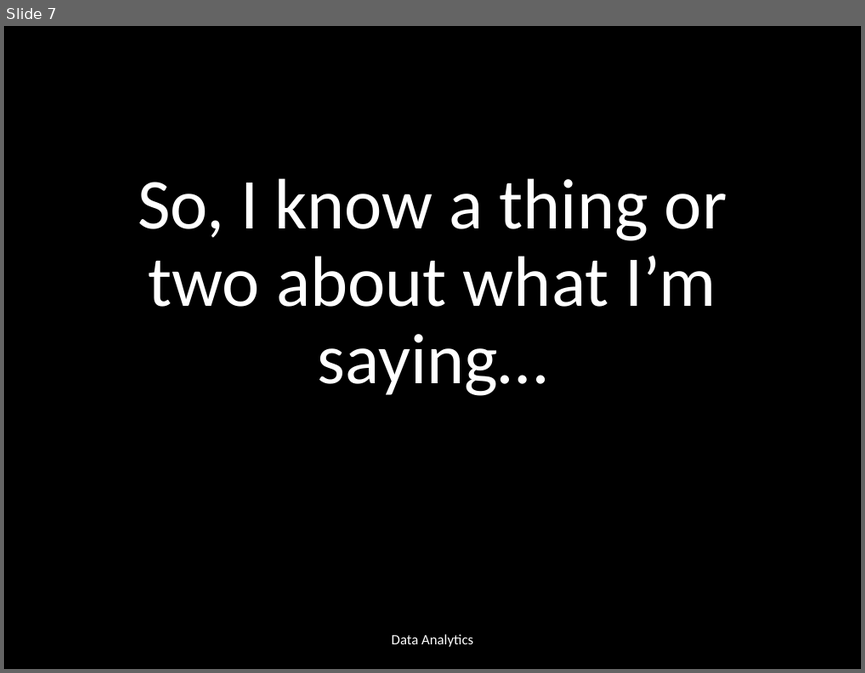
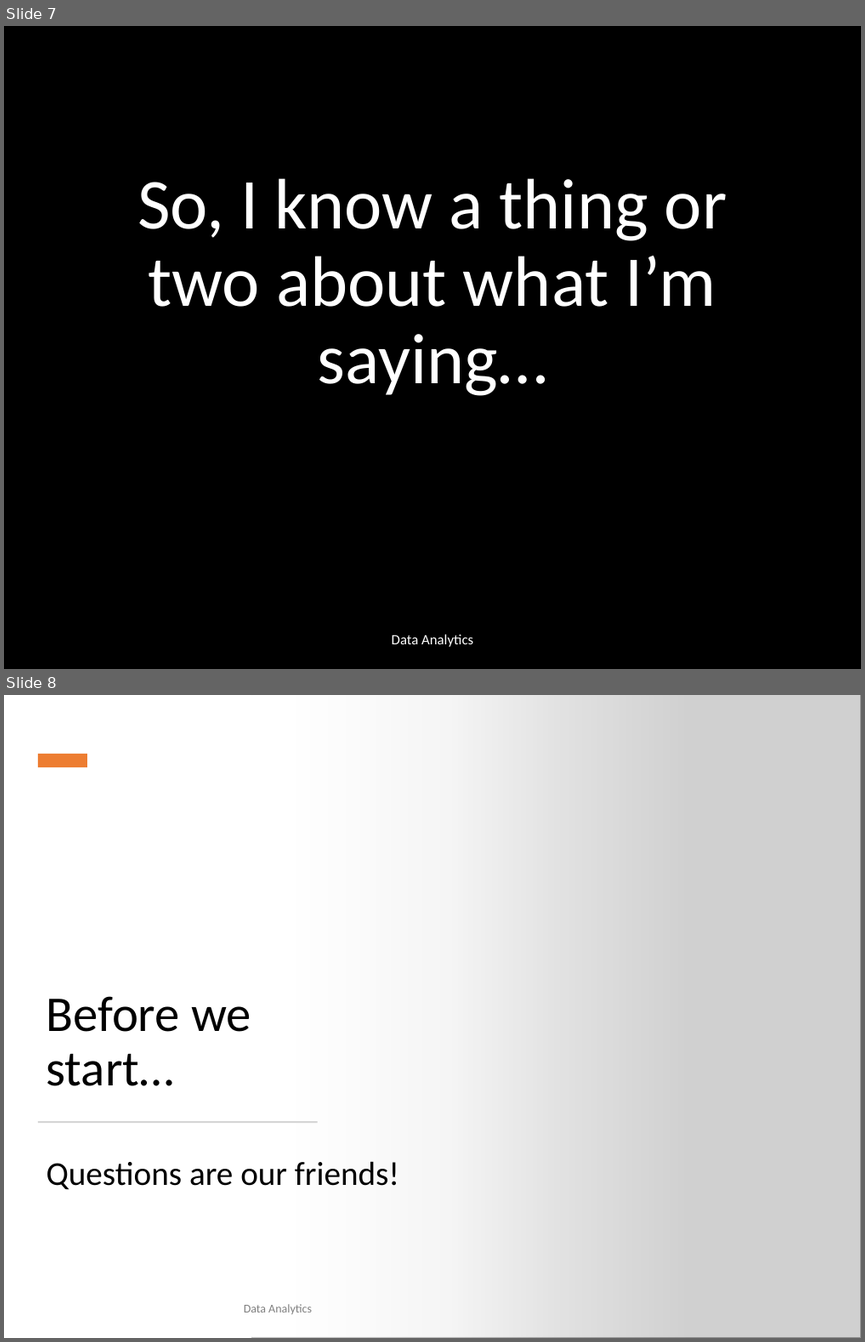
Before and after one commit to maelstromdat/MediTechBigData, a slide deck: 1 - Data Analytics, Intro & Basic Notions.pptx. Shown one above the other, each under a label of ours: slide 7 before the commit, slides 7 and 8 after it. The pictures are 865x673 and 865x1342 pixels, drawn with LibreOffice and Linux fonts; fonts in the diff are those of the drawing; grey boxes stand for pictures; background and template pictures are left out. Boxes give left, top, right and bottom in pixels: in the first picture for what was removed or moved away, otherwise in the second. Text is boxed around its words. In the diff, an @@ line names an element or a change of style, - is before the commit and + after.

```diff
--- a/1 - Data Analytics, Intro & Basic Notions.pptx
+++ b/1 - Data Analytics, Intro & Basic Notions.pptx
@@ slide 8 added at box(4, 695, 861, 1338), background #FFFFFF @@
@@ rectangle added at box(4, 695, 689, 1338), fill gradient #FFFFFF @@
@@ picture added at box(251, 695, 861, 1338) @@
@@ rectangle added at box(37, 755, 87, 768), fill #ED7D31 @@
@@ title added at box(46, 996, 251, 1086), 42 pt, text #000000 @@
+Before we start…
@@ rectangle added at box(37, 1121, 317, 1123), fill #D5D5D5 @@
@@ text added at box(46, 1161, 399, 1190), 28 pt, text #000000 @@
+Questions are our friends!
@@ text added at box(244, 1304, 312, 1314), 10 pt, text #808080 @@
+Data Analytics
```
Also in this commit, not shown: 5 slides changed, 1 other slide added.
